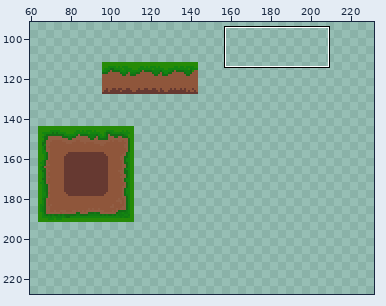
File history of a pixel-art file, Assets/map/tilemaps/tileset_Grass.aseprite. Above: a wide view before the commit, with the close-up outlined.
Close-up. First the earlier version:
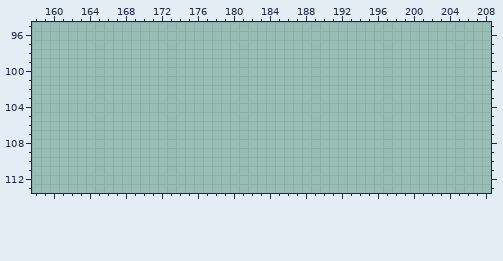
300x300 pixels, 1 frame. Shown: x 158..208, y 95..113. The old version is drawn lined up with the new one. The wide view leaves out empty margins. The commit also changed other parts of the picture, which this record leaves out.
After the commit:
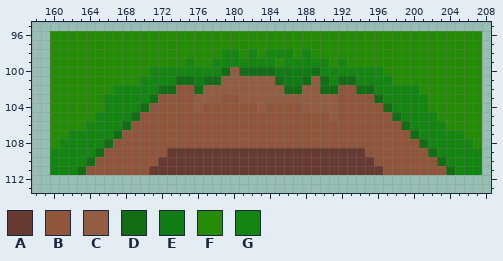
Palette (. is transparent): A #663931  B #8f563b  C #925d43  D #136d15  E #117c13  F #268b07  G #138510
The edit:
whole drawing moved by -80,+0 (the old picture is shown already moved)
@@ x 158..208 @@
  95 ...................................................
- 96 ...................................................
- 97 ...................................................
- 98 ...................................................
- 99 ...................................................
-100 ...................................................
-101 ...................................................
-102 ...................................................
-103 ...................................................
-104 ...................................................
-105 ...................................................
-106 ...................................................
-107 ...................................................
-108 ...................................................
-109 ...................................................
-110 ...................................................
-111 ...................................................
+ 96 ..FFFFFFFFFFFFFFFFFFFFFFFFFFFFFFFFFFFFFFFFFFFFFFFF.
+ 97 ..FFFFFFFFFFFFFFFFFFFFFFFFFFFFFFFFFFFFFFFFFFFFFFFF.
+ 98 ..FFFFFFFFFFFFFFFFFFFGGFGFGGGFGFFFFFFFFFFFFFFFFFFF.
+ 99 ..FFFFFFFFFFFFFFFGFFGGGGGGGFGGGGGFGFFFFFFFFFFFFFFF.
+100 ..FFFFFFFFFFFGGGGGGGGDCDDDDEEEEDGGGGGGGFFFFFFFFFFF.
+101 ..FFFFFFFFFFGGGGDDEDDCCCCCCDEEDCDGDDGGGGFFFFFFFFFF.
+102 ..FFFFFFFGGGGGDDBBDCCCCCCCCCDDCCDDBBDDGGGGGFFFFFFF.
+103 ..FFFFFFGGGGGDBBBBCCCBBCCCCCCCCCCCBBBBDGGGGGFFFFFF.
+104 ..FFFFFFGGGGDBBBBBCBBBBBBCBBBBCCCCBBBBBDGGGGFFFFFF.
+105 ..FFFFFGGGGDBBBBBBBBBBBBBBBBBBBBBCBBBBBBDGGGGFFFFF.
+106 ..FFFFGGGGDBBBBBBBBBBBBBBBBBBBBBBBBBBBBBBDGGGGFFFF.
+107 ..FFGGGGGDBBBBBBBBBBBBBBBBBBBBBBBBBBBBBBBBDGGGGGFF.
+108 ..FGGGGGDBBBBBBBBBBBBBBBBBBBBBBBBBBBBBBBBBBDGGGGGF.
+109 ..GGGGGDBBBBBBBAAAAAAAAAAAAAAAAAAAAAABBBBBBBDGGGGG.
+110 ..GGGGDBBBBBBBAAAAAAAAAAAAAAAAAAAAAAAABBBBBBBDGGGG.
+111 ..GGGDBBBBBBBAAAAAAAAAAAAAAAAAAAAAAAAAABBBBBBBDGGG.
 112 ...................................................
